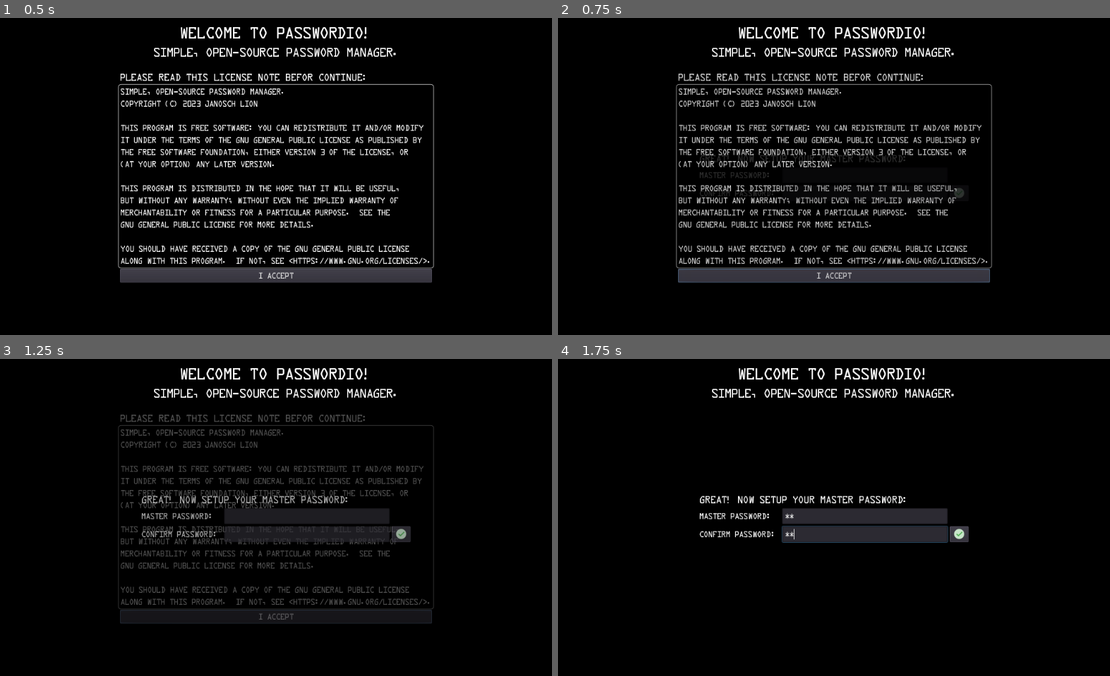
Above: before the commit, frames 1-4 (two rows, left to right).
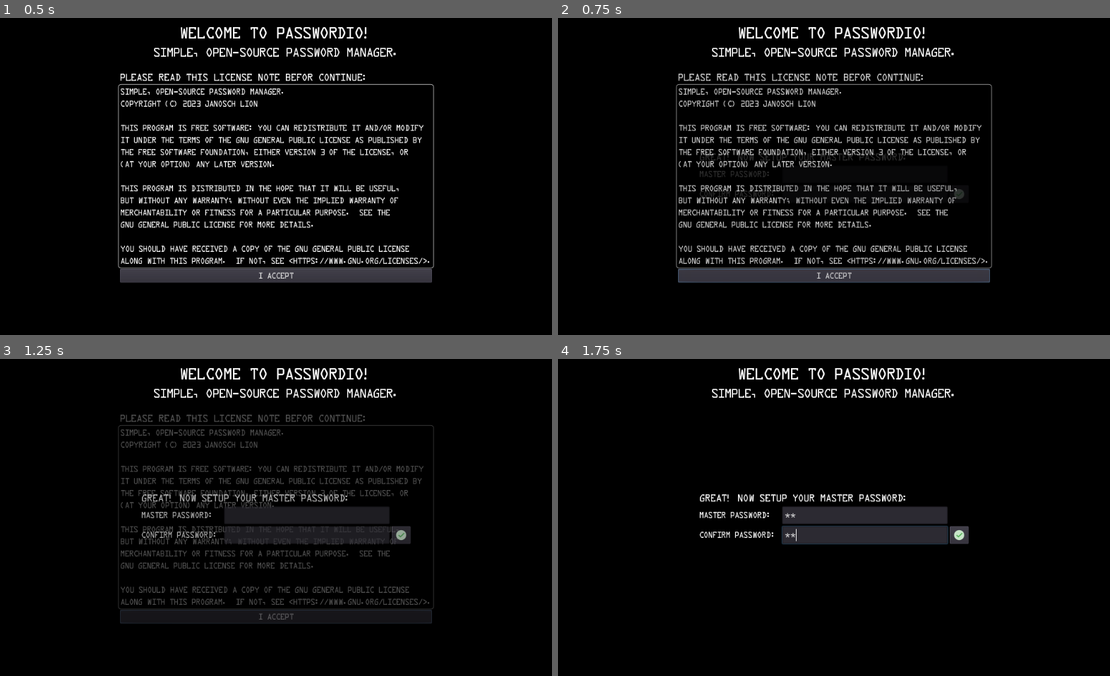
Above: after the commit, the same moments.

Repository: Janorico/PasswordIO
Game: Godot game, scene res://scenes/password_prompt.tscn
The game is run twice, just before and just after one commit, with the same random seed, the same clock (stepped at 60 frames per second) and the same inputs.
Inputs (mouse positions are in pixels of both pictures, inside the frame that each line leads up to):
- Up to frame 1 (0.5 s): no input
- Up to frame 2 (0.75 s): click "I Accept" at 0.5 s
- Up to frame 3 (1.25 s): no input
- Up to frame 4 (1.75 s): click (867, 517) at 1.27 s; type "12" at 1.35 s; click (867, 533) at 1.5 s; type "12" at 1.58 s

Frame 1 is identical in both runs. In frame 2, 0.3% of the frame differs, in the area x 25-74%, y 42-59%; in frame 3, 1.0%; in frame 4, 1.3%, in the area x 25-75%, y 42-59%.

Commit message:
Change text field font to JetBrains Mono (2.304)

Diff:
--- a/assets/theme.tres
+++ b/assets/theme.tres
@@ -1,9 +1,14 @@
-[gd_resource type="Theme" load_steps=3 format=2]
+[gd_resource type="Theme" load_steps=5 format=2]
 
 [ext_resource path="res://assets/data-latin.ttf" type="DynamicFontData" id=1]
+[ext_resource path="res://assets/JetBrainsMono-Regular.ttf" type="DynamicFontData" id=2]
+
+[sub_resource type="DynamicFont" id=2]
+font_data = ExtResource( 2 )
 
 [sub_resource type="DynamicFont" id=1]
 font_data = ExtResource( 1 )
 
 [resource]
 default_font = SubResource( 1 )
+LineEdit/fonts/font = SubResource( 2 )
--- a/scenes/main.tscn
+++ b/scenes/main.tscn
@@ -146,7 +146,8 @@
 [url=https://icons8.com/icon/12082/edit]Edit[/url] icon by [url=https://icons8.com]Icons8[/url]
 [url=https://icons8.com/icon/13086/trash]Trash[/url] icon by [url=https://icons8.com]Icons8[/url]
 [url=https://icons8.com/icon/63262/checkmark]Checkmark[/url] icon by [url=https://icons8.com]Icons8[/url]
-Font from [url]https://www.1001freefonts.com/data-control.font[/url]"
+Main font: [url=https://www.1001freefonts.com/data-control.font]Data Control[/url]
+Text field font: [url=https://www.jetbrains.com/lp/mono/]JetBrains Mono 2.304[/url]"
 text = "PasswordIO Sources
 Info icon by Icons8
 Refresh icon by Icons8
@@ -154,7 +155,8 @@
 Edit icon by Icons8
 Trash icon by Icons8
 Checkmark icon by Icons8
-Font from https://www.1001freefonts.com/data-control.font"
+Main font: Data Control
+Text field font: JetBrains Mono 2.304"
 
 [node name="License" type="Label" parent="InfoDialog/TabContainer"]
 visible = false
--- a/scenes/password_dialog.tscn
+++ b/scenes/password_dialog.tscn
@@ -13,7 +13,7 @@
 margin_left = 8.0
 margin_top = 8.0
 margin_right = 292.0
-margin_bottom = 103.0
+margin_bottom = 112.0
 size_flags_horizontal = 3
 columns = 2
 
--- a/scenes/password_prompt.tscn
+++ b/scenes/password_prompt.tscn
@@ -24,9 +24,9 @@
 
 [node name="VBoxContainer" type="VBoxContainer" parent="GUI/CenterContainer"]
 margin_left = 323.0
-margin_top = 254.0
+margin_top = 252.0
 margin_right = 661.0
-margin_bottom = 306.0
+margin_bottom = 307.0
 
 [node name="Label" type="Label" parent="GUI/CenterContainer/VBoxContainer"]
 margin_right = 338.0
@@ -36,11 +36,11 @@
 [node name="HBoxContainer" type="HBoxContainer" parent="GUI/CenterContainer/VBoxContainer"]
 margin_top = 23.0
 margin_right = 338.0
-margin_bottom = 52.0
+margin_bottom = 55.0
 
 [node name="LineEdit" type="LineEdit" parent="GUI/CenterContainer/VBoxContainer/HBoxContainer"]
 margin_right = 300.0
-margin_bottom = 29.0
+margin_bottom = 32.0
 rect_min_size = Vector2( 300, 0 )
 size_flags_horizontal = 3
 secret = true
@@ -48,7 +48,7 @@
 [node name="Button" type="Button" parent="GUI/CenterContainer/VBoxContainer/HBoxContainer"]
 margin_left = 304.0
 margin_right = 338.0
-margin_bottom = 29.0
+margin_bottom = 32.0
 icon = ExtResource( 2 )
 
 [node name="ErrorDialog" type="AcceptDialog" parent="."]
--- a/scenes/setup.tscn
+++ b/scenes/setup.tscn
@@ -222,10 +222,10 @@
 margin_bottom = 580.0
 
 [node name="VBoxContainer" type="VBoxContainer" parent="GUI/Page2"]
-margin_left = 239.0
-margin_top = 235.0
-margin_right = 745.0
-margin_bottom = 325.0
+margin_left = 248.0
+margin_top = 232.0
+margin_right = 736.0
+margin_bottom = 328.0
 
 [node name="InfoLabel" type="Label" parent="GUI/Page2/VBoxContainer"]
 margin_right = 466.0
Binary file added: assets/JetBrainsMono-Regular.ttf
